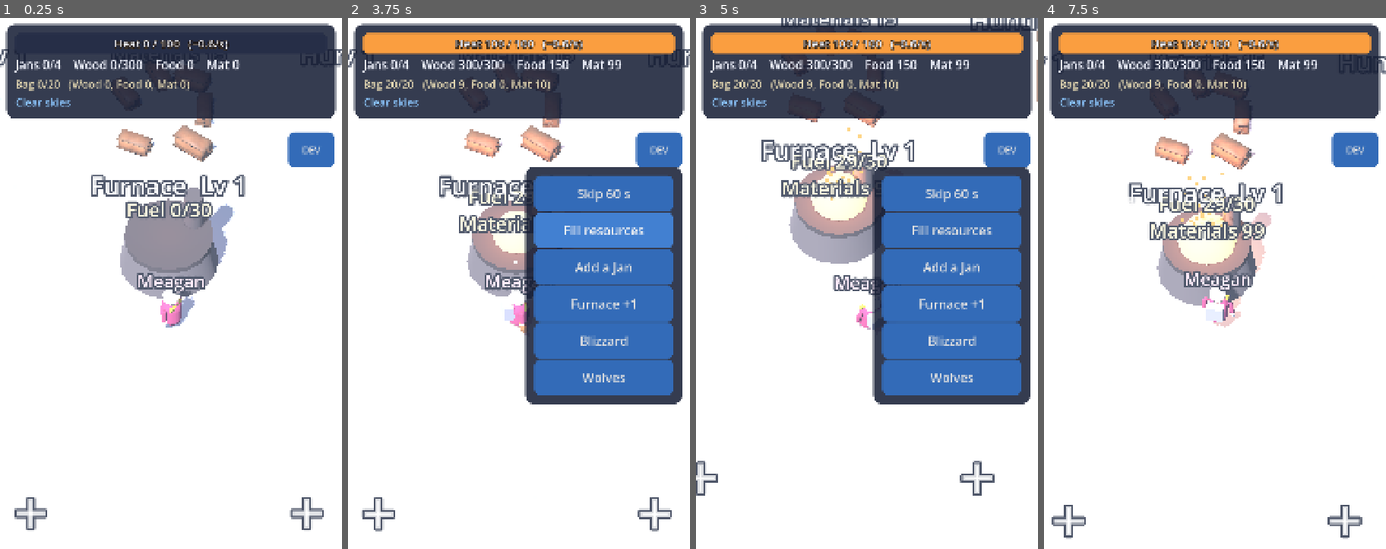
Above: before the commit, frames 1-4 (left to right).
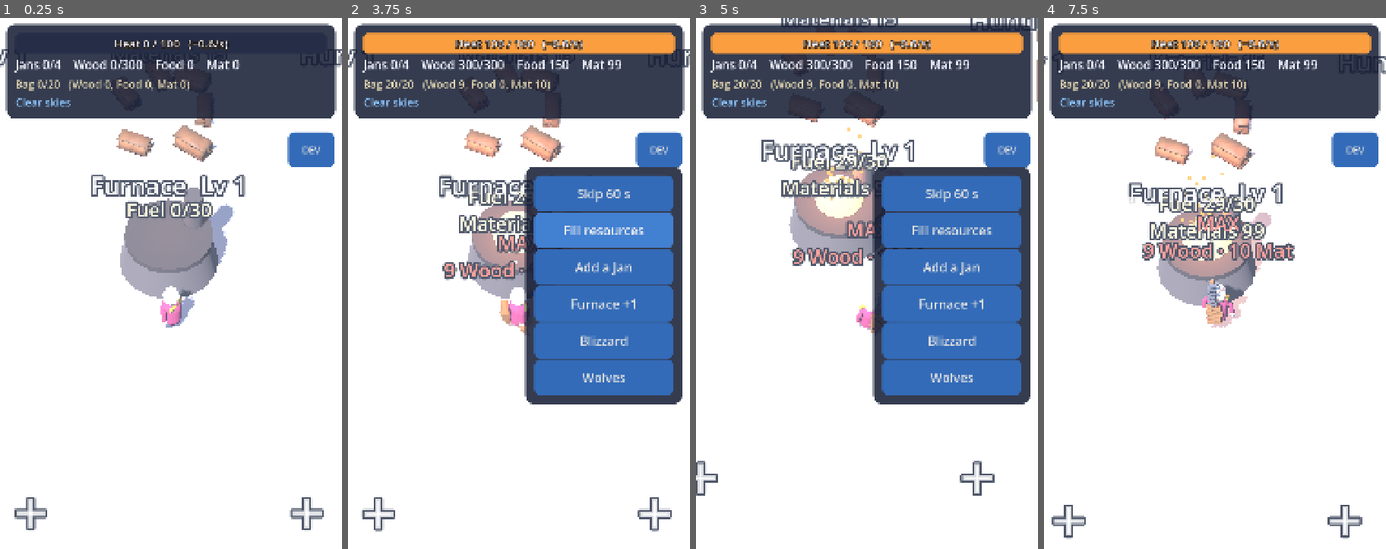
Above: after the commit, the same moments.

Repository: Jazzwec/Frostbite2
Game: Godot game, scene res://scenes/main.tscn
Same seed, same stepped clock (60 frames per second), same inputs: the game is played once before the commit and once after it.
Inputs (mouse positions are in pixels of both pictures, inside the frame that each line leads up to):
- Up to frame 1 (0.25 s): no input
- Up to frame 2 (3.75 s): tap Enter (ui_accept) at 0.5, 0.77 s; move the mouse to (594, 294) at 0.52 s; hold Right (ui_right) 0.53-1.25 s; tap Space at 0.6 s; click (594, 294) at 0.67 s; click "DEV" at 1.25 s; click "Skip 60 s" at 2 s; click "Skip 60 s" at 2.75 s; click "Fill resources" at 3.5 s
- Up to frame 3 (5 s): drag from (798, 352) to (849, 442) at 4.27 s
- Up to frame 4 (7.5 s): move the mouse to (1249, 187) at 5.02 s; hold Right (ui_right) 5.03-5.75 s; tap Space at 5.1, 6.6 s; drag from (1197, 442) to (1112, 230) at 5.77 s; move the mouse to (1317, 410) at 6.52 s; hold Left (ui_left) 6.53-7.25 s; tap Enter (ui_accept) at 6.77 s; drag from (1112, 230) to (1163, 171) at 7.27 s

The runs differ from the first frame. In frame 1, 0.5% of the frame differs, in the area x 40-60%, y 47-53%; in frame 2, 1.3%; in frame 3, 1.4%; in frame 4, 2.4%, in the area x 28-74%, y 36-59%.

Commit message:
Carry stack on Meagan's back with a counter, "+N" pops and one-by-one delivery
- New CarryStack: logs, fish and scrap stack on her back (one piece per
  bag_cap/12 units, grouped by resource) and wobble as she runs. Pieces fly in
  from the tree, hole or pile they came from and fly off one at a time to the
  furnace, construction site or store, each with a "+N" pop.
- A counter above the stack reads "12/20" plus what she carries ("12 Wood"),
  and turns to a red "MAX" when the bag is full.
- Fx.pop: pooled rising number labels.
- The name label and the bag box are gone; her HP bar shows only around wolves
  or when hurt. The fish and carry throws from her clips are now done by the
  stack, so nothing flies twice.

Co-Authored-By: Claude Opus 5.5 <noreply@anthropic.com>

Diff:
--- /dev/null
+++ b/scripts/game/carry_stack.gd
@@ -0,0 +1,123 @@
+class_name CarryStack
+extends Node3D
+## What Meagan carries, stacked on her back: one piece per few units, grouped by resource.
+## Pieces fly in from where they came from and fly off to where they're going, one at a time,
+## each with a "+N" pop.
+
+const MAX_PIECES := 12
+## Seconds between pieces joining or leaving, for the one-by-one feel.
+const STEP_TIME := 0.07
+const ORDER := ["wood", "food", "materials"]
+const ITEMS := {"wood": "log", "food": "fish", "materials": "materials"}
+## How much stack height each item takes.
+const HEIGHTS := {"wood": 0.22, "food": 0.16, "materials": 0.24}
+const COLORS := {"wood": Color(1.0, 0.85, 0.6), "food": Color(1.0, 0.7, 0.65), "materials": Color(0.8, 0.85, 0.95)}
+
+var _pieces: Array = []  # {res, node}, bottom first
+var _incoming := {"wood": 0, "food": 0, "materials": 0}
+var _cooldown := 0.0
+var _time := 0.0
+
+
+## Called every frame with the engine's bag. `source` and `dest` (Vector3.INF for none) are
+## where new pieces come from and where leaving pieces go; `landed` runs as each one arrives.
+func sync(bag: Dictionary, cap: float, source: Vector3, dest: Vector3, landed: Callable, moving: float, delta: float) -> void:
+	_time += delta
+	_layout(moving, delta)
+	_cooldown -= delta
+	if _cooldown > 0.0:
+		return
+	var unit := ceilf(cap / MAX_PIECES)
+	for res in ORDER:
+		var want: int = ceili(bag[res] / unit - 0.001) if bag[res] > 0.01 else 0
+		var have: int = _count(res) + _incoming[res]
+		if want < have and _count(res) > 0:
+			_remove(res, unit, dest, landed)
+			_cooldown = STEP_TIME
+			return
+		if want > have:
+			_add(res, unit, source)
+			_cooldown = STEP_TIME
+			return
+
+
+## The top of the stack, for the counter and for things landing on it.
+func top_position() -> Vector3:
+	return global_transform * Vector3(0, _height(), 0)
+
+
+func _count(res: String) -> int:
+	var n := 0
+	for p in _pieces:
+		if p.res == res:
+			n += 1
+	return n
+
+
+func _height() -> float:
+	var h := 0.0
+	for p in _pieces:
+		h += HEIGHTS[p.res]
+	return h
+
+
+func _add(res: String, unit: float, source: Vector3) -> void:
+	if source == Vector3.INF:
+		_place(res, unit, false)
+		return
+	_incoming[res] += 1
+	var arrive := func() -> void:
+		_incoming[res] -= 1
+		_place(res, unit, true)
+	Fx.throw(ITEMS[res], source, top_position(), 0.3, 1.0, arrive)
+
+
+func _place(res: String, unit: float, pop: bool) -> void:
+	var node := Tools.make(ITEMS[res])
+	add_child(node)
+	node.rotation.y = randf_range(-0.25, 0.25)
+	# Keep each resource together: a new piece goes on top of its own kind.
+	var at := 0
+	for p in _pieces:
+		if ORDER.find(p.res) <= ORDER.find(res):
+			at += 1
+	_pieces.insert(at, {"res": res, "node": node})
+	node.position = Vector3(0, _offset(at), 0)
+	node.scale = Vector3.ONE * 1.4
+	create_tween().tween_property(node, "scale", Vector3.ONE, 0.18).set_trans(Tween.TRANS_BACK).set_ease(Tween.EASE_OUT)
+	if pop:
+		# Off to the side, clear of the counter above her.
+		Fx.pop("+%d" % unit, top_position() + Vector3(0.9, 0.0, 0.3), COLORS[res])
+
+
+func _remove(res: String, unit: float, dest: Vector3, landed: Callable) -> void:
+	for i in range(_pieces.size() - 1, -1, -1):
+		if _pieces[i].res != res:
+			continue
+		var node: Node3D = _pieces[i].node
+		_pieces.remove_at(i)
+		var from := node.global_position
+		node.queue_free()
+		if dest != Vector3.INF:
+			var arrive := func() -> void:
+				Fx.pop("+%d" % unit, dest + Vector3(0, 0.4, 0), COLORS[res])
+				if landed.is_valid():
+					landed.call()
+			Fx.throw(ITEMS[res], from, dest, 0.35, 1.2, arrive)
+		return
+
+
+func _offset(index: int) -> float:
+	var h := 0.0
+	for i in index:
+		h += HEIGHTS[_pieces[i].res]
+	return h + HEIGHTS[_pieces[index].res] / 2.0
+
+
+## Pieces settle into place, and the stack wobbles more towards the top while she runs.
+func _layout(moving: float, delta: float) -> void:
+	for i in _pieces.size():
+		var node: Node3D = _pieces[i].node
+		var sway := sin(_time * 9.0 + i * 0.5) * 0.012 * i * moving
+		var target := Vector3(sway, _offset(i), -0.02 * i * moving)
+		node.position = node.position.lerp(target, minf(1.0, 18.0 * delta))
--- a/scripts/game/fx.gd
+++ b/scripts/game/fx.gd
@@ -1,9 +1,12 @@
 class_name Fx
 extends Node3D
-## One-shot particle bursts and thrown items, shared by everyone. Each kind keeps a few emitters
-## and reuses them in turn, so a hit allocates nothing.
+## One-shot particle bursts, thrown items and "+N" pop numbers, shared by everyone. Bursts and
+## pops come from small pools reused in turn, so a hit allocates nothing.
 
 const POOL := 4
+const POP_POOL := 16
+const POP_RISE := 1.2
+const POP_TIME := 0.7
 const KINDS := {
 	"chips": {"color": Color(0.78, 0.58, 0.32), "amount": 10, "size": 0.09, "speed": Vector2(2.0, 4.0), "spread": 55.0, "gravity": -9.0, "life": 0.6},
 	"snow": {"color": Color(0.95, 0.97, 1.0), "amount": 12, "size": 0.12, "speed": Vector2(1.0, 2.5), "spread": 70.0, "gravity": -3.0, "life": 0.7},
@@ -19,6 +22,9 @@
 
 var _pools := {}  # kind -> Array of CPUParticles3D
 var _next := {}  # kind -> int
+var _pops: Array[Label3D] = []
+var _pop_tweens := {}  # Label3D -> its running Tween
+var _next_pop := 0
 
 
 func _enter_tree() -> void:
@@ -54,6 +60,36 @@
 	var t := instance.create_tween()
 	t.tween_method(fly, 0.0, 1.0, seconds)
 	t.tween_callback(land)
+
+
+## A number (or short word) that pops up at `pos`, rises and fades.
+static func pop(text: String, pos: Vector3, color := Color.WHITE) -> void:
+	if instance:
+		instance._pop(text, pos, color)
+
+
+func _pop(text: String, pos: Vector3, color: Color) -> void:
+	if _pops.is_empty():
+		for i in POP_POOL:
+			var l := Shapes.label("", Vector3.ZERO, 54)
+			l.visible = false
+			add_child(l)
+			_pops.append(l)
+	var l := _pops[_next_pop]
+	_next_pop = (_next_pop + 1) % POP_POOL
+	l.text = text
+	l.modulate = color
+	l.global_position = pos
+	l.scale = Vector3.ONE * 0.6
+	l.visible = true
+	if _pop_tweens.has(l) and _pop_tweens[l].is_valid():
+		_pop_tweens[l].kill()
+	var t := l.create_tween().set_parallel(true)
+	_pop_tweens[l] = t
+	t.tween_property(l, "global_position:y", pos.y + POP_RISE, POP_TIME).set_ease(Tween.EASE_OUT).set_trans(Tween.TRANS_CUBIC)
+	t.tween_property(l, "scale", Vector3.ONE, 0.15).set_trans(Tween.TRANS_BACK).set_ease(Tween.EASE_OUT)
+	t.tween_property(l, "modulate:a", 0.0, 0.3).set_delay(POP_TIME - 0.3)
+	t.chain().tween_callback(func(): l.visible = false)
 
 
 func _burst(kind: String, pos: Vector3, dir: Vector3) -> void:
--- a/scripts/game/main.gd
+++ b/scripts/game/main.gd
@@ -20,6 +20,7 @@
 var _storm := 0.0
 ## What Meagan last worked at: {activity, target}. Hit moments use it after the tick has moved on.
 var _work := {}
+var _work_age := 0.0
 
 
 func _ready() -> void:
@@ -68,7 +69,7 @@
 
 func _process(delta: float) -> void:
 	_refresh_views(delta)
-	_update_meagan_activity()
+	_update_meagan_activity(delta)
 	if _nav_dirty and not _baking:
 		_nav_dirty = false
 		_baking = true
@@ -241,19 +242,23 @@
 # ---------- Meagan at work ----------
 
 const GATHER_CLIPS := {"forest": "chop", "hunting": "fish", "scrap": "scavenge"}
+## How long after an activity stops its pieces still fly to or from the same place.
+const CARRY_GRACE := 0.8
 const ACTIVITY_CLIPS := {"full": "full", "load": "carry", "store": "carry", "fuel": "fuel", "build": "build", "fight": "fight"}
 
 
-## Turns what the engine says she did this tick into a clip and a point to face.
-func _update_meagan_activity() -> void:
+## Turns what the engine says she did this tick into a clip, a point to face, and where her
+## stack's pieces come from or go to.
+func _update_meagan_activity(delta: float) -> void:
 	var s := Game.engine.state
 	var activity := s.meagan_activity
-	if activity == "full" and _work.get("activity", "") != "full":
-		_float_text(_meagan.global_position + Vector3(0, 2.6, 0), "Bag full!", Color(1, 0.9, 0.6))
+	_work_age += delta
+	_update_carry()
 	if activity == "":
 		_meagan.set_activity("", Vector3.INF)
 		return
 	_work = {"activity": activity, "target": s.meagan_target}
+	_work_age = 0.0
 	var face := _v3(s.meagan_target_pos)
 	if activity == "gather":
 		var view := _nodes[s.meagan_target]
@@ -268,6 +273,32 @@
 		_meagan.set_activity(ACTIVITY_CLIPS[activity], face)
 
 
+## Where pieces fly from (gathering, pickups) or to (fuel, construction, the store). It keeps the
+## last activity's ends for a moment, since the stack catches up one piece at a time.
+func _update_carry() -> void:
+	if _work.is_empty() or _work_age > CARRY_GRACE:
+		_meagan.carry(Vector3.INF, Vector3.INF)
+		return
+	var target: int = _work.target
+	var me := _meagan.global_position
+	var site_top := _v3(MapData.SITES[target].pos) + Vector3(0, 1.0, 0) if _work.activity in ["load", "store", "fuel", "build"] else Vector3.ZERO
+	match _work.activity:
+		"gather":
+			_meagan.carry(_nodes[target].focus_point(me) + Vector3(0, 0.6, 0), Vector3.INF)
+		"load":
+			_meagan.carry(site_top, Vector3.INF)
+		"store", "build":
+			_meagan.carry(Vector3.INF, site_top)
+		"fuel":
+			var mouth := site_top + Vector3(0, 0.4, 0)
+			var landed := func() -> void:
+				_sites[0].flare()
+				Fx.burst("flame", mouth)
+			_meagan.carry(Vector3.INF, mouth, landed)
+		_:
+			_meagan.carry(Vector3.INF, Vector3.INF)
+
+
 ## A hit moment in her clip: effects, and the world reacts.
 func _on_meagan_worked(clip: String) -> void:
 	if clip == "warm":
@@ -275,7 +306,6 @@
 		return
 	if _work.is_empty():
 		return
-	var s := Game.engine.state
 	var target: int = _work.target
 	var me := _meagan.global_position
 	var tip := _meagan.tip_position()
@@ -289,26 +319,11 @@
 			Fx.burst("sparks", tip, Vector3.UP)
 			Fx.burst("dust", heap + Vector3(0, 0.3, 0))
 		"fish":
-			var hole := _nodes[target].focus_point(me)
-			Fx.burst("splash", hole + Vector3(0, 0.05, 0))
-			Fx.throw("fish", hole + Vector3(0, 0.1, 0), _meagan.bag_position(), 0.5, 1.6)
-		"fuel":
-			var mouth := _v3(MapData.SITES[0].pos) + Vector3(0, 1.4, 0)
-			var landed := func() -> void:
-				_sites[0].flare()
-				Fx.burst("flame", mouth)
-			Fx.throw("log", tip, mouth, 0.45, 1.4, landed)
+			Fx.burst("splash", _nodes[target].focus_point(me) + Vector3(0, 0.05, 0))
 		"build":
 			_sites[target].knock()
 			Fx.burst("dust", tip)
 			Fx.burst("sparks", tip, Vector3.UP)
-		"carry":
-			var pile := _v3(MapData.SITES[target].pos) + Vector3(0, 0.6, 0)
-			if _work.activity == "store":
-				Fx.throw("fish", _meagan.bag_position(), pile, 0.4, 1.0)
-			else:
-				var item := "log" if Economy.pile_site(s, "wood") == target else "materials"
-				Fx.throw(item, pile, _meagan.bag_position(), 0.4, 1.0)
 		"fight":
 			_people.wolf_hit(target)
 			Fx.burst("snow", tip, Vector3.UP)
--- a/scripts/game/meagan.gd
+++ b/scripts/game/meagan.gd
@@ -12,12 +12,16 @@
 
 var _agent: NavigationAgent3D
 var _rig: GreyboxRig
-var _bag: MeshInstance3D
+var _stack: CarryStack
+var _count: Label3D
 var _hp_bar: HpBar
 var _clip := ""
 var _face := Vector3.INF
 var _linger := 0.0
 var _steer := Vector2.ZERO
+var _source := Vector3.INF
+var _dest := Vector3.INF
+var _landed := Callable()
 
 
 func _ready() -> void:
@@ -40,12 +44,16 @@
 	_rig.head.add_child(Shapes.cylinder(0.32, 0.25, white, Vector3(0, 0.42, 0), 0.22))
 	_rig.head.add_child(Shapes.sphere(0.12, white, Vector3(0, 0.62, 0)))
 	_rig.body.add_child(Shapes.box(Vector3(0.7, 0.12, 0.12), Color(0.9, 0.75, 0.2), Vector3(0, 1.12, 0.2)))
-	_bag = Shapes.box(Vector3(0.6, 0.6, 0.35), Color(0.55, 0.4, 0.25), Vector3(0, 0.95, -0.42))
-	_rig.body.add_child(_bag)
+	# Her load stacks up on her back, with a counter above it.
+	_stack = CarryStack.new()
+	_stack.position = Vector3(0, 0.45, -0.5)
+	_rig.body.add_child(_stack)
+	_count = Shapes.label("", Vector3(0, 2.6, 0), 44)
+	_count.vertical_alignment = VERTICAL_ALIGNMENT_BOTTOM
+	add_child(_count)
 	_rig.impact.connect(func(clip: String): worked.emit(clip))
-	add_child(Shapes.label("Meagan", Vector3(0, 2.4, 0), 40, Color(1, 0.85, 0.95)))
 	_hp_bar = HpBar.new(Color(0.95, 0.3, 0.5))
-	_hp_bar.position = Vector3(0, 2.15, 0)
+	_hp_bar.position = Vector3(0, 1.85, 0)
 	add_child(_hp_bar)
 
 	_agent = NavigationAgent3D.new()
@@ -93,8 +101,16 @@
 	return _rig.tip_position()
 
 
+## Where her load is going and coming from this frame (Vector3.INF for nowhere). `landed` runs as
+## each delivered piece arrives.
+func carry(source: Vector3, dest: Vector3, landed := Callable()) -> void:
+	_source = source
+	_dest = dest
+	_landed = landed
+
+
 func bag_position() -> Vector3:
-	return _bag.global_position
+	return _stack.top_position()
 
 
 func head_position() -> Vector3:
@@ -147,24 +163,30 @@
 		if _linger > 0.0 and _face != Vector3.INF:
 			_turn_towards(_face - global_position, delta)
 
-	# A bag that swells with what she carries.
-	var fill := Economy.bag_total(s) / Economy.bag_cap(s)
-	_bag.visible = fill > 0.01
-	_bag.scale = Vector3.ONE * (0.45 + 0.6 * fill)
-	_bag.material_override = Shapes.material(_bag_color(s))
+	var cap := Economy.bag_cap(s)
+	_stack.sync(s.bag, cap, _source, _dest, _landed, 1.0 if moving else 0.0, delta)
+	_update_counter(s, cap)
+	# Health only matters in a fight.
+	_hp_bar.visible = not s.wolves.is_empty() or s.meagan_hp < Balance.MEAGAN_HP
 	_hp_bar.set_value(s.meagan_hp / Balance.MEAGAN_HP)
+
+
+## "12/20" above her load, "MAX" in red when the bag is full, and what's in it underneath.
+func _update_counter(s: GameState, cap: float) -> void:
+	var total := Economy.bag_total(s)
+	_count.position.y = maxf(2.3, _stack.top_position().y - global_position.y + 0.3)
+	_count.visible = total > 0.01
+	var full := total >= cap - 0.01
+	var parts := []
+	for res in CarryStack.ORDER:
+		if s.bag[res] >= 1.0:
+			parts.append("%s %s" % [Fmt.num(floorf(s.bag[res])), {"wood": "Wood", "food": "Food", "materials": "Mat"}[res]])
+	var head := "MAX" if full else "%s/%s" % [Fmt.num(floorf(total)), Fmt.num(cap)]
+	_count.text = "%s\n%s" % [head, " · ".join(parts)]
+	_count.modulate = Color(1.0, 0.45, 0.4) if full else Color.WHITE
 
 
 func _turn_towards(dir: Vector3, delta: float) -> void:
 	dir.y = 0.0
 	if dir.length() > 0.05:
 		_rig.rotation.y = lerp_angle(_rig.rotation.y, atan2(dir.x, dir.z), 12.0 * delta)
-
-
-func _bag_color(s: GameState) -> Color:
-	var b: Dictionary = s.bag
-	if b.materials >= b.wood and b.materials >= b.food:
-		return Color(0.55, 0.55, 0.6)
-	if b.food >= b.wood:
-		return Color(0.75, 0.35, 0.3)
-	return Color(0.6, 0.42, 0.25)
Not shown, added: scripts/game/carry_stack.gd.uid
